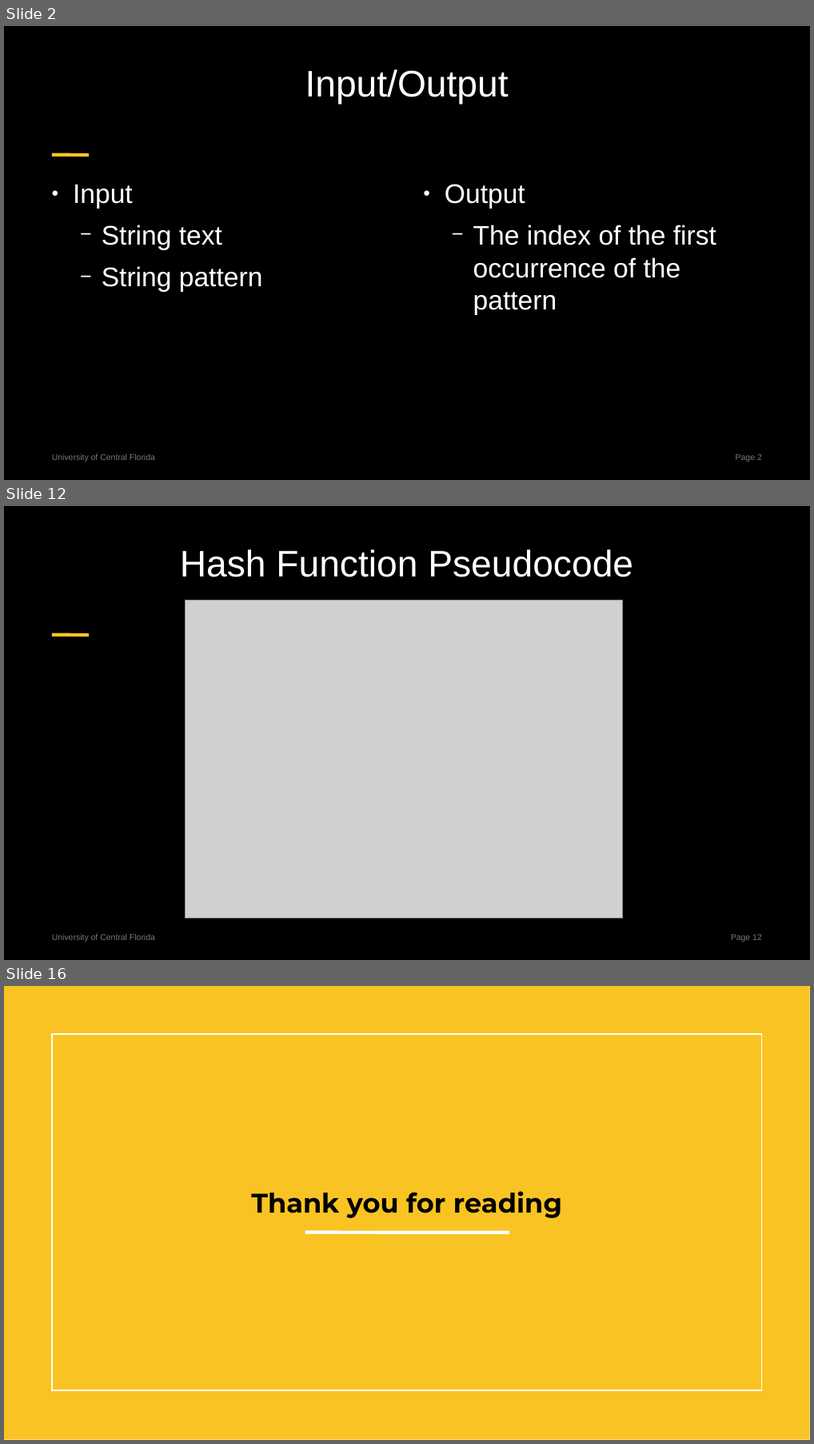
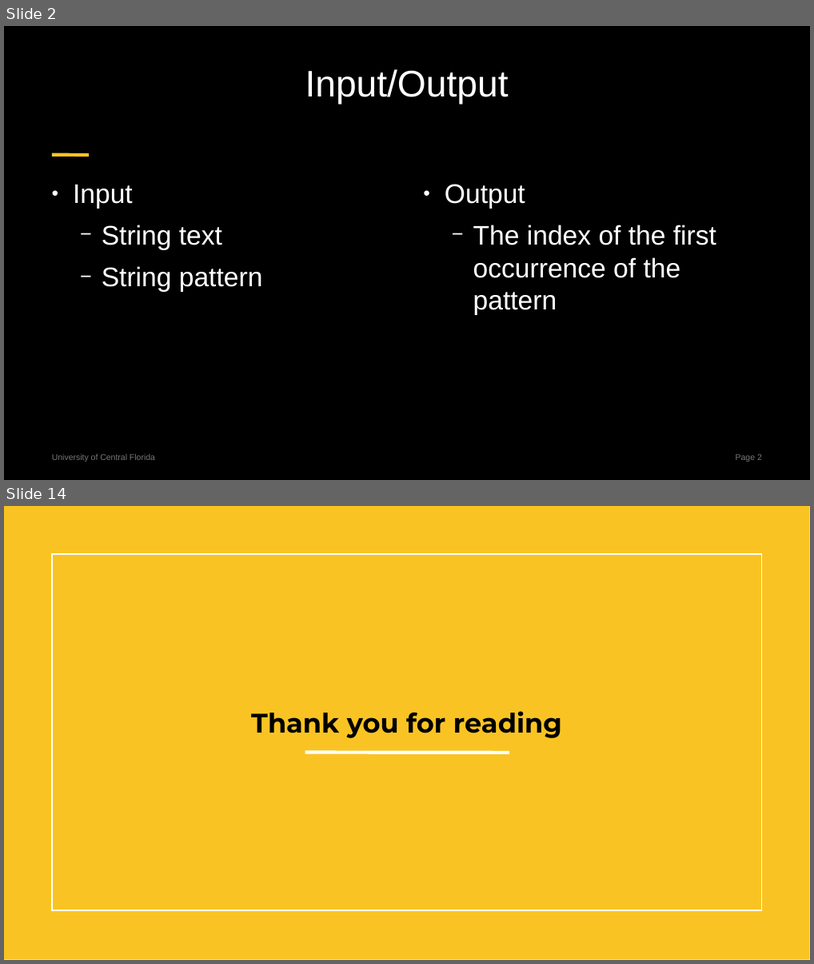
Before and after one commit to centuryhopper/Fall2022CourseContents, a slide deck: CAP6515/paper_presentation_files/rabin-karp-presentation.pptx. Shown one above the other, each under a label of ours: slides 2, 12 and 16 before the commit, slides 2 and 14 after it; the slides between them are not shown. The pictures are 814x1444 and 814x964 pixels, drawn with LibreOffice and Linux fonts; fonts in the diff are those of the drawing; grey boxes stand for pictures; background and template pictures are left out. Boxes give left, top, right and bottom in pixels: in the first picture for what was removed or moved away, otherwise in the second. Text is boxed around its words. In the diff, an @@ line names an element or a change of style, - is before the commit and + after.

```diff
--- a/CAP6515/paper_presentation_files/rabin-karp-presentation.pptx
+++ b/CAP6515/paper_presentation_files/rabin-karp-presentation.pptx
@@ slide 12 removed at (4, 506, 810, 960), background #000000; not listed: 3 template elements that a slide beside it also shows @@
@@ title removed at (180, 549, 634, 577) @@
-Hash Function Pseudocode
@@ picture removed at (186, 600, 623, 918) @@
@@ what was slide 16 is now slide 14 @@
```
Also in this commit, not shown: 12 slides changed, 1 other slide removed.
